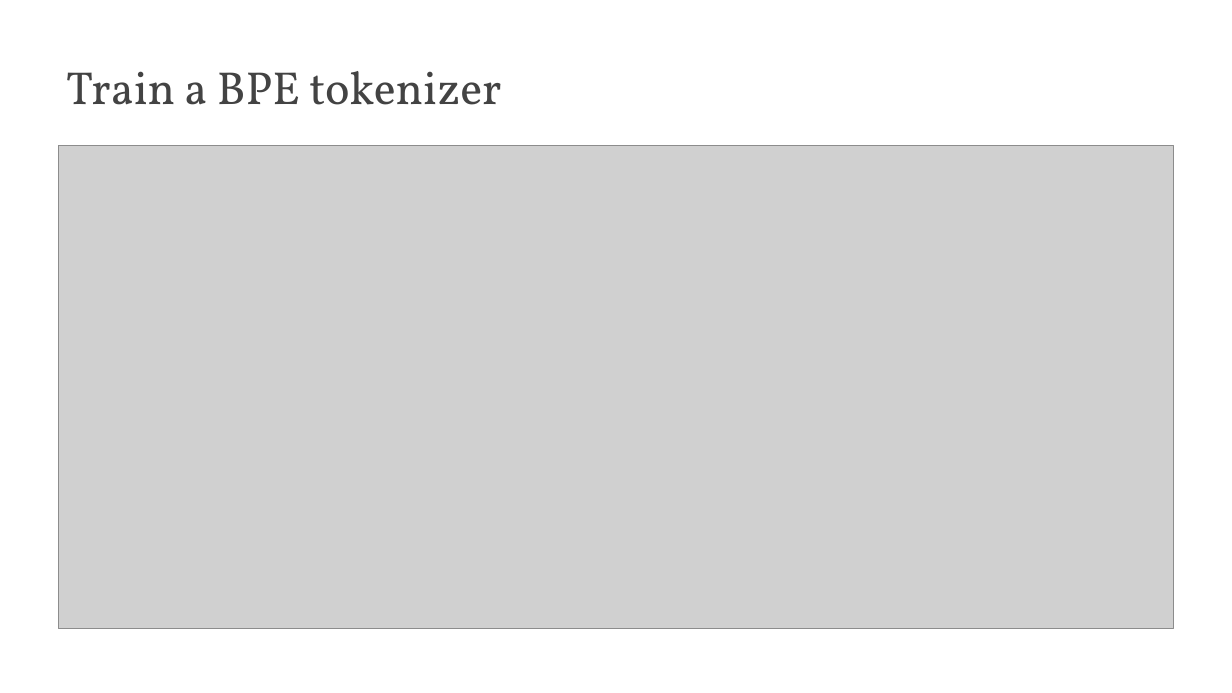
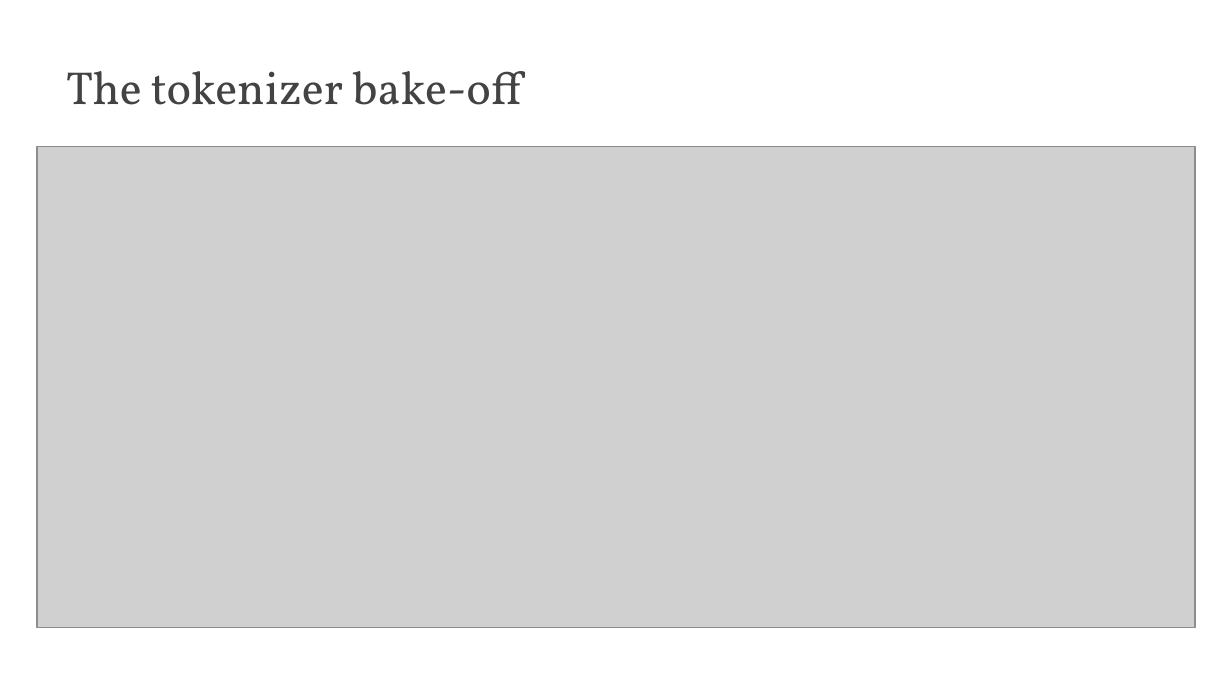
Before and after one commit to edavalosanaya/CSCI3495_NLP_LLMs_Student, a slide deck: slide 15 of weeks/week-10/class-01/lecture/slides.pptx (slide 19 before the commit). Drawn at 1232x693 pixels with LibreOffice and Linux fonts; fonts in the diff are those of the drawing; grey boxes stand for pictures; background and template pictures are left out. Boxes give left, top, right and bottom in pixels: in the first picture for what was removed or moved away, otherwise in the second. Text is boxed around its words. In the diff, an @@ line names an element or a change of style, - is before the commit and + after.

```diff
--- a/weeks/week-10/class-01/lecture/slides.pptx
+++ b/weeks/week-10/class-01/lecture/slides.pptx
@@ title at (66,71,521,105): text changed @@
-Train a BPE tokenizer
+The tokenizer bake-off
@@ picture: place and size @@
-picture at (58,145,1173,628)
+picture at (37,147,1195,627)
```
Also in this commit, not shown: 4 other slides changed, 5 slides added, 9 slides removed, 2 other files.
